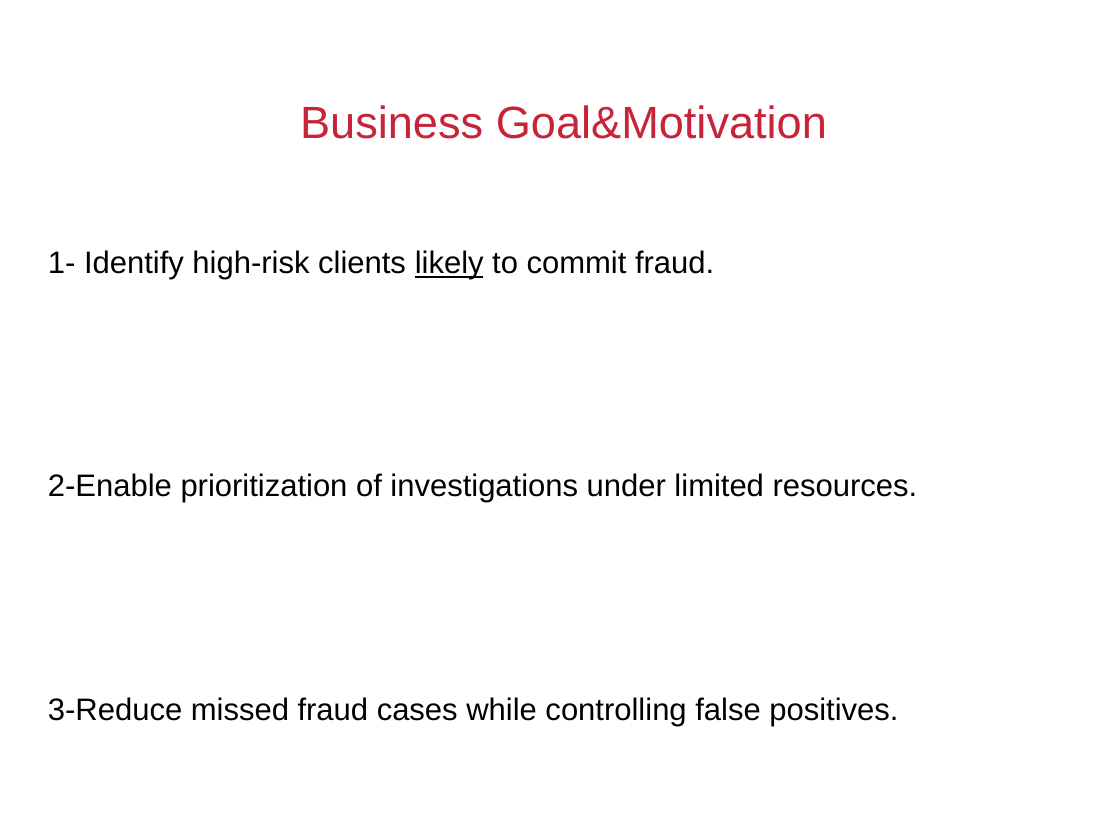
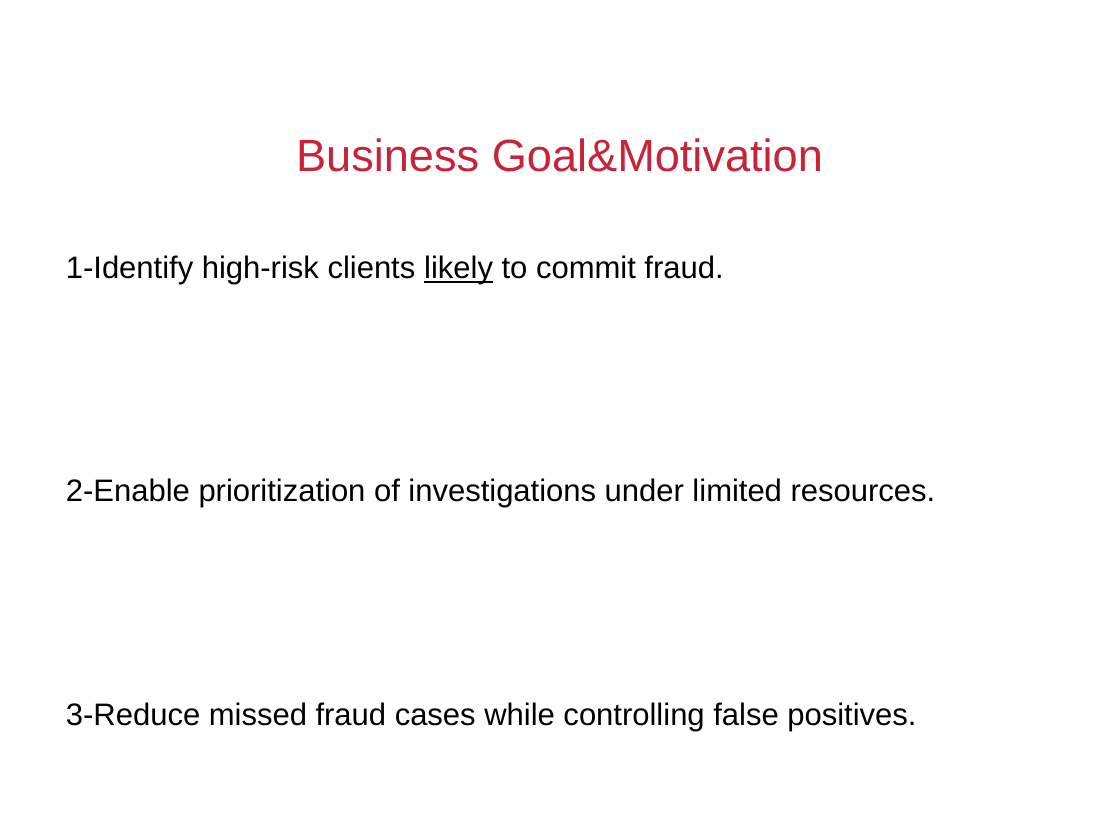
Before and after one commit to ozzienobayrak/fraud_detection_gas_electricity, a slide deck: slide 3 of Fraud_detection_presentation.odp (slide 2 before the commit). Drawn at 1120x840 pixels with LibreOffice and Linux fonts; fonts in the diff are those of the drawing; background and template pictures are left out. Boxes give left, top, right and bottom in pixels: in the first picture for what was removed or moved away, otherwise in the second. Text is boxed around its words. In the diff, an @@ line names an element or a change of style, - is before the commit and + after.

```diff
--- a/Fraud_detection_presentation.odp
+++ b/Fraud_detection_presentation.odp
@@ title "Business Goal&Motivation": place and size @@
-title "Business Goal&Motivation" at <box>300,105,827,139</box>
+title "Business Goal&Motivation" at <box>296,138,823,172</box>
@@ text "1-Identify high-risk clients likely to ...": place and size @@
-text "1-Identify high-risk clients likely to ..." at <box>48,250,918,726</box>
+text "1-Identify high-risk clients likely to ..." at <box>66,255,936,731</box>
@@ text at <box>66,255,723,284</box>: spaces changed @@
-1- Identify high-risk clients likely to commit fraud.
+1-Identify high-risk clients likely to commit fraud.
```
Also in this commit, not shown: 6 other slides changed, 5 slides added, 1 slide removed, 4 other files.
